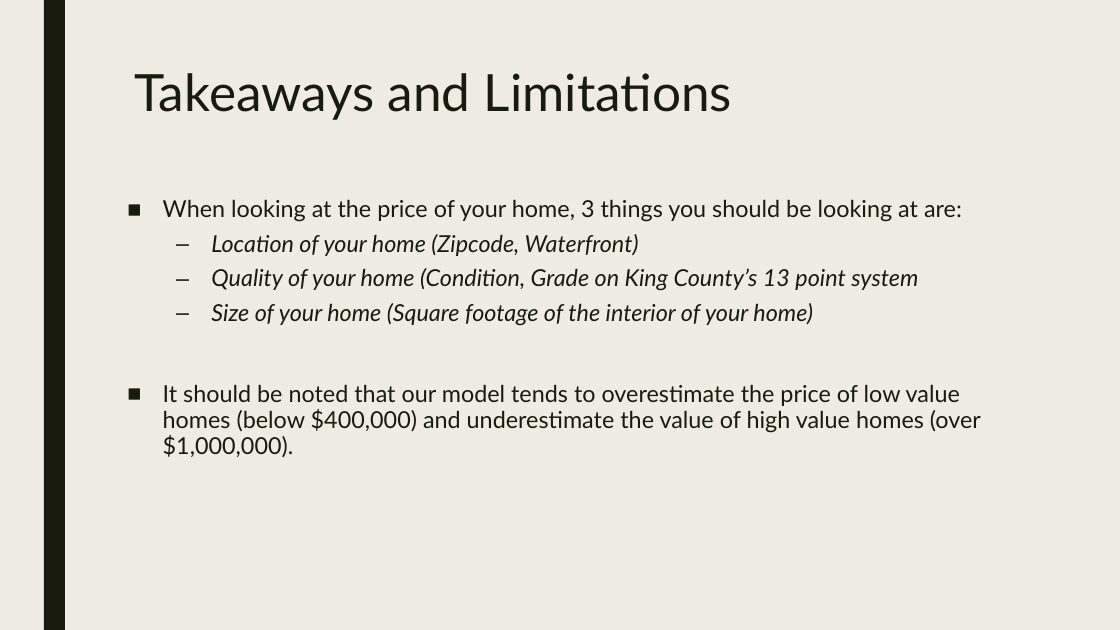
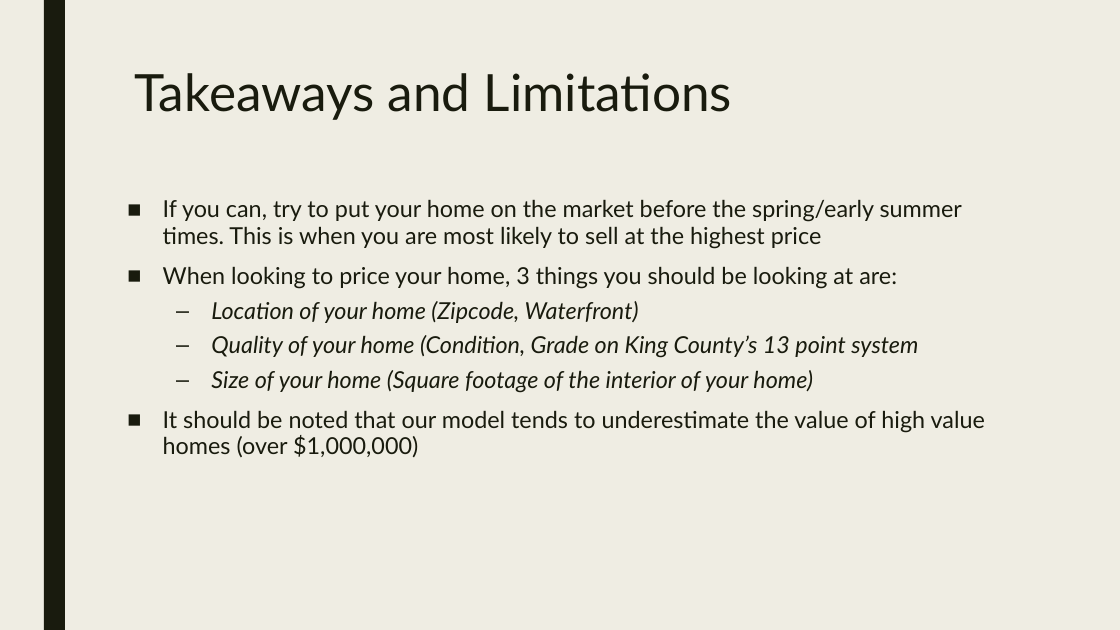
Before and after one commit to yshp57/dsc-1-final-project-online-ds-pt-100118, a slide deck: slide 8 of Presentation1.pptx (slide 7 before the commit). Drawn at 1120x630 pixels with LibreOffice and Linux fonts; fonts in the diff are those of the drawing. Boxes give left, top, right and bottom in pixels: in the first picture for what was removed or moved away, otherwise in the second. Text is boxed around its words. In the diff, an @@ line names an element or a change of style, - is before the commit and + after.

```diff
--- a/Presentation1.pptx
+++ b/Presentation1.pptx
@@ text at (163,199,962,289): text changed @@
-■ When looking at the price of your home, 3 things you should be looking at are:
+■ If you can, try to put your home on the market before the spring/early summer times. This is when you are most likely to sell at the highest price
+■ When looking to price your home, 3 things you should be looking at are:
@@ text at (163,410,985,457): text changed @@
-■ It should be noted that our model tends to overestimate the price of low value homes (below $400,000) and underestimate the value of high value homes (over $1,000,000).
+■ It should be noted that our model tends to underestimate the value of high value homes (over $1,000,000)
```
Also in this commit, not shown: 1 other slide changed, 1 slide added, 3 other files.
